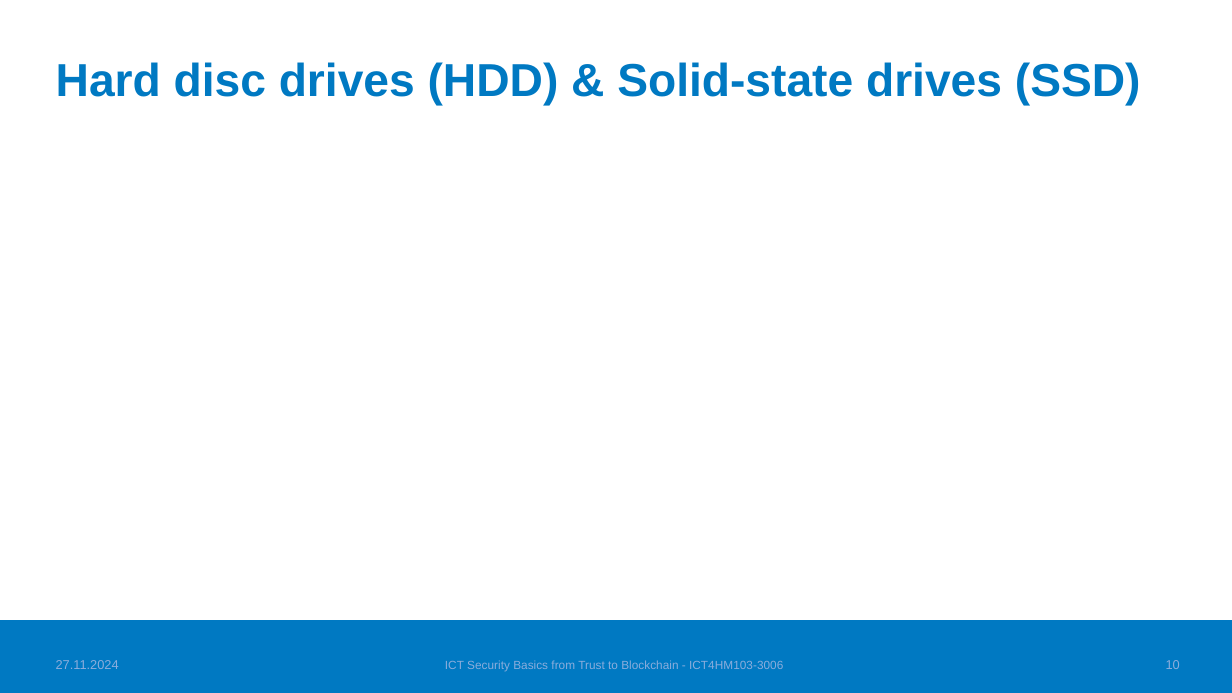
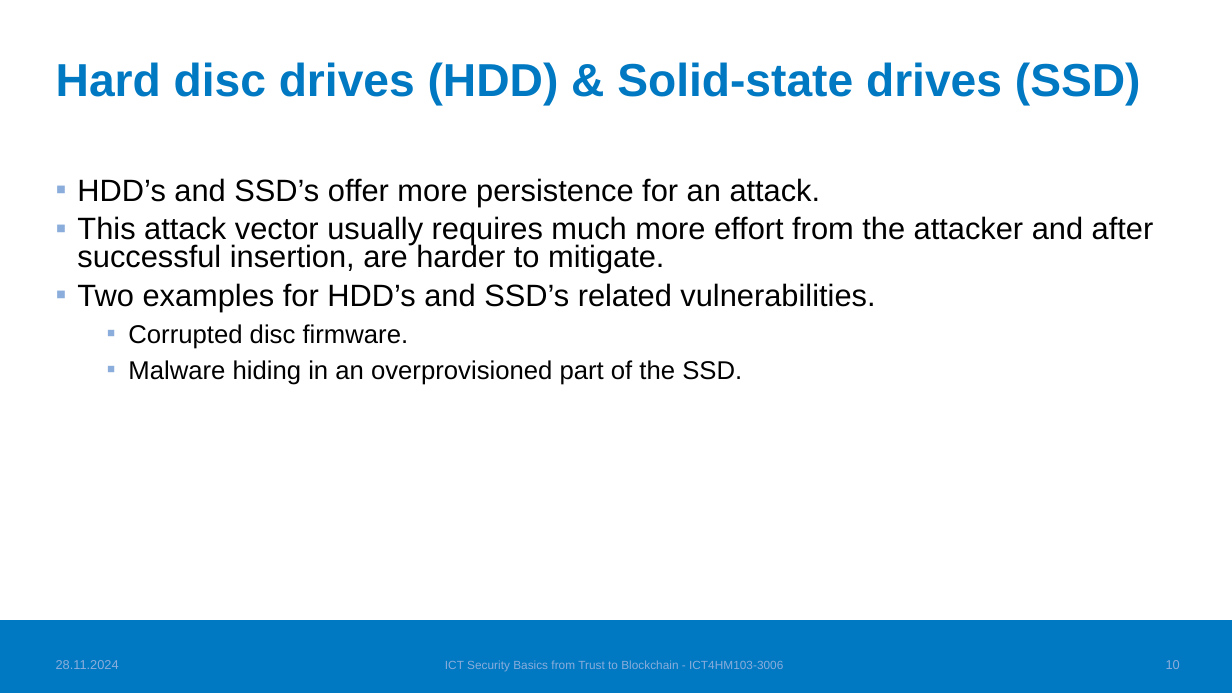
Before and after one commit to TatuE/Trust_to_Blockchain, a slide deck: slide 11 of class_presentation/Dont_trust_that_storage_medium.pptx. Drawn at 1232x693 pixels with LibreOffice and Linux fonts; fonts in the diff are those of the drawing; background and template pictures are left out. Boxes give left, top, right and bottom in pixels: in the first picture for what was removed or moved away, otherwise in the second. Text is boxed around its words. In the diff, an @@ line names an element or a change of style, - is before the commit and + after.

```diff
--- a/class_presentation/Dont_trust_that_storage_medium.pptx
+++ b/class_presentation/Dont_trust_that_storage_medium.pptx
@@ text added at (77, 178, 1154, 385), 24 pt, text #000000 @@
+▪ HDD’s and SSD’s offer more persistence for an attack.
+▪ This attack vector usually requires much more effort from the attacker and after successful insertion, are harder to mitigate.
+▪ Two examples for HDD’s and SSD’s related vulnerabilities.
+  ▪ Corrupted disc firmware.
+  ▪ Malware hiding in an overprovisioned part of the SSD.
@@ text at (56, 660, 119, 669): text changed @@
-27.11.2024
+28.11.2024
```
Also in this commit, not shown: 12 other slides changed, 3 slides added, 2 other files.
